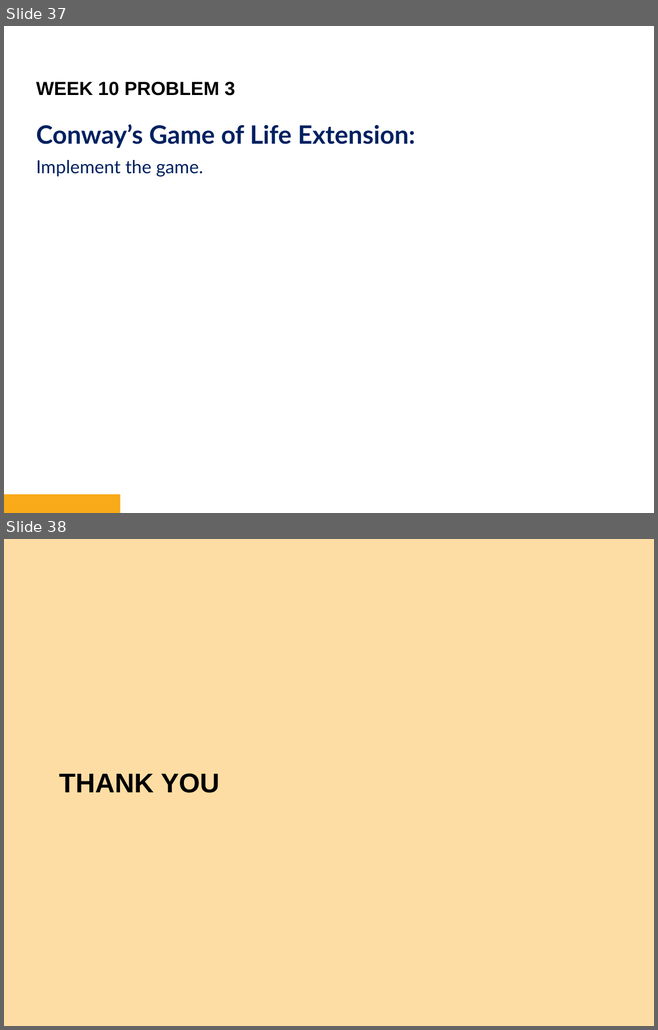
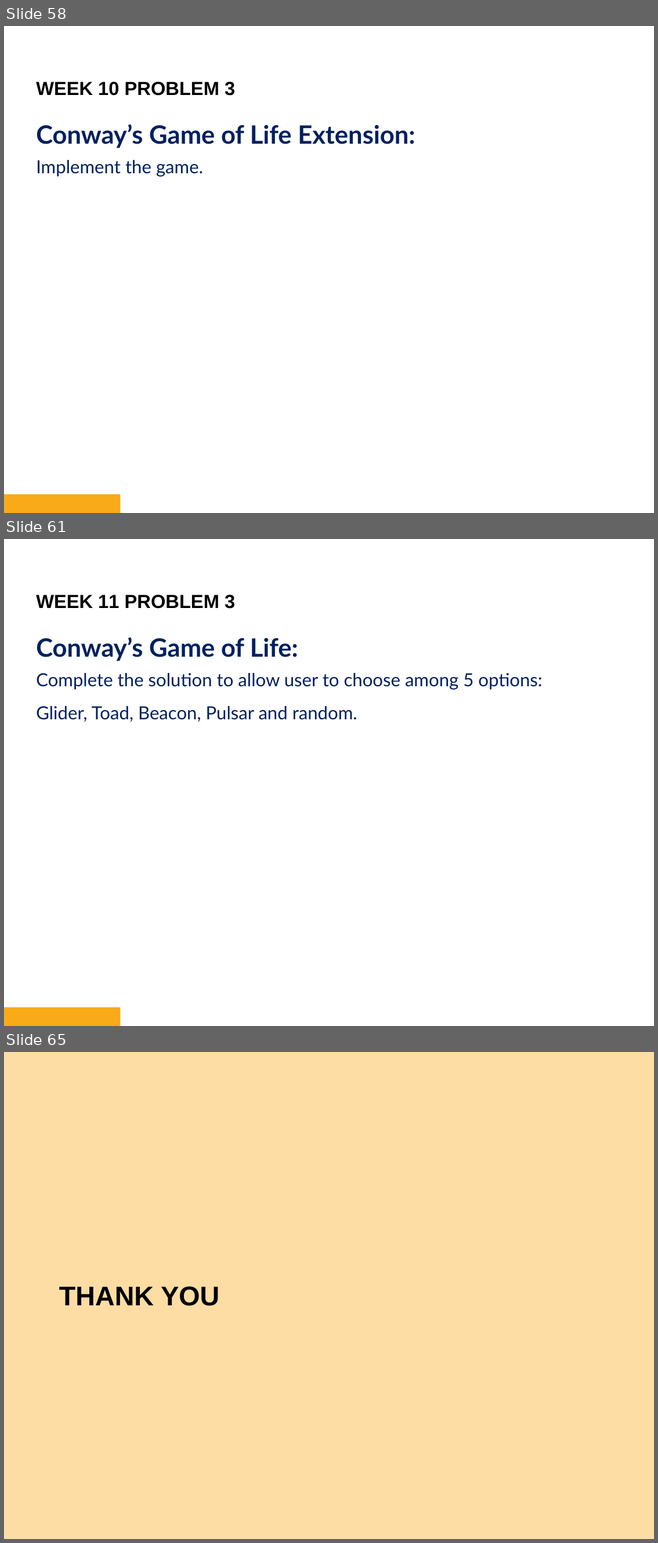
Before and after one commit to bryanbsun/pythonps, a slide deck: Python Problem Solver 2.pptx. Shown one above the other, each under a label of ours: slides 37 and 38 before the commit, slides 58, 61 and 65 after it; the slides between them are not shown. The pictures are 658x1030 and 658x1543 pixels, drawn with LibreOffice and Linux fonts; fonts in the diff are those of the drawing; background and template pictures are left out. Boxes give left, top, right and bottom in pixels: in the first picture for what was removed or moved away, otherwise in the second. Text is boxed around its words. In the diff, an @@ line names an element or a change of style, - is before the commit and + after.

Commit message:
Changes to be committed: 	new file:   Python Problem Solver 2-ThinkPad-X1-Extreme-Gen-3-safeBackup-0001.pptx 	modified:   Python Problem Solver 2.pptx 	new file:   images/circular-maze.png 	new file:   life.py 	new file:   map.py 	new file:   w10p1-fountain.py 	deleted:    w10p1-life.py 	new file:   w10p2-otherway.py 	new file:   w11e1-naming.py 	modified:   w11e2-life.py 	new file:   w11p1-blend.py 	new file:   w11p2-smart.py 	new file:   w12e1-textflag.py 	new file:   w12e2-colourful.py 	new file:   w12e3-arc-MacBookPro.py 	new file:   w12e3-arc.py 	new file:   w12e4-maze.py

```diff
--- a/Python Problem Solver 2.pptx
+++ b/Python Problem Solver 2.pptx
@@ slide 61 added at [4, 539, 654, 1026], background #FFFFFF; not listed: 1 template element that a slide beside it also shows @@
@@ text added at [36, 595, 235, 609], 21 pt, text #000000, bold @@
+WEEK 11 PROBLEM 3
@@ text added at [36, 637, 542, 722], 20 pt, text #002060 @@
+Conway’s Game of Life:
+Complete the solution to allow user to choose among 5 options:
+Glider, Toad, Beacon, Pulsar and random.
@@ what was slide 37 is now slide 58 @@
@@ what was slide 38 is now slide 65 @@
```
Also in this commit, not shown: 26 other slides added, 16 other files.
